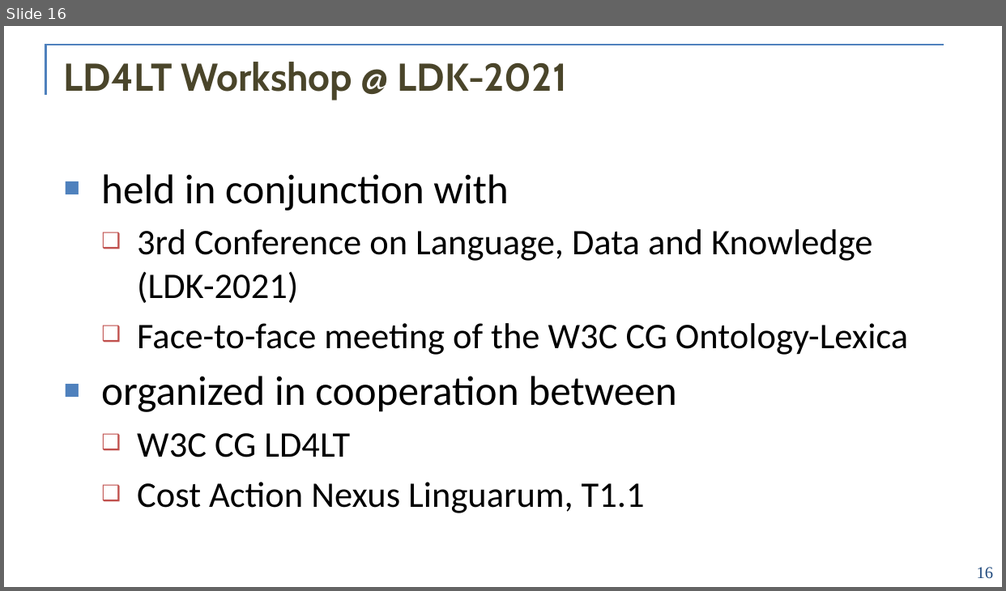
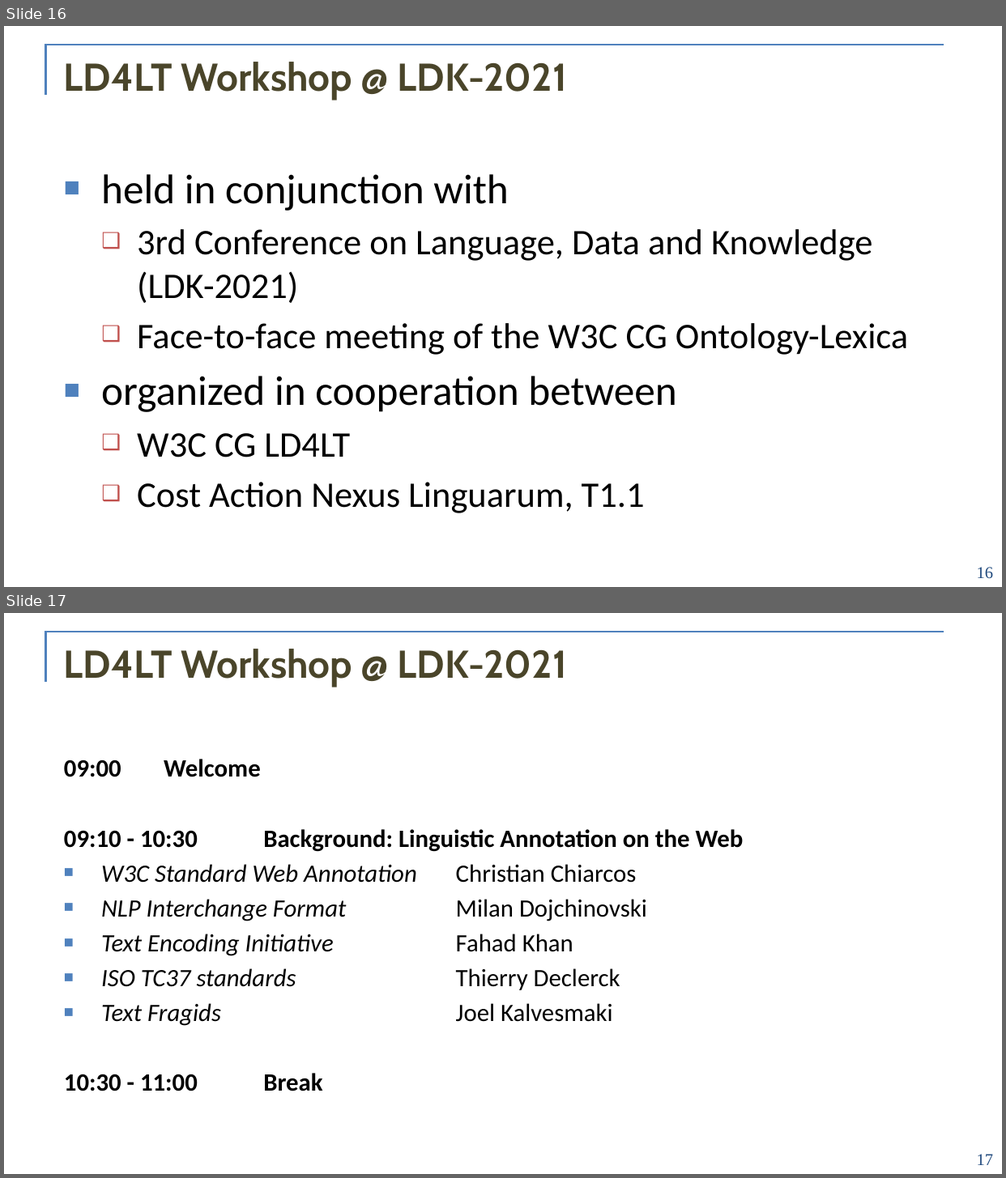
Before and after one commit to ld4lt/linguistic-annotation, a slide deck: doc/meetings/ldk-2021/0-welcome.pptx. Shown one above the other, each under a label of ours: slide 16 before the commit, slides 16 and 17 after it. The pictures are 1006x591 and 1006x1178 pixels, drawn with LibreOffice and Linux fonts; fonts in the diff are those of the drawing; background and template pictures are left out. Boxes give left, top, right and bottom in pixels: in the first picture for what was removed or moved away, otherwise in the second. Text is boxed around its words. In the diff, an @@ line names an element or a change of style, - is before the commit and + after.

```diff
--- a/doc/meetings/ldk-2021/0-welcome.pptx
+++ b/doc/meetings/ldk-2021/0-welcome.pptx
@@ slide 17 added at (4, 613, 1002, 1174), background #FFFFFF; not listed: 2 template elements that a slide beside it also shows @@
@@ title added at (64, 649, 567, 687), 28 pt, text #4A452A, bold @@
+LD4LT Workshop @ LDK-2021
@@ text added at (64, 759, 744, 1092), 18 pt, text #000000 @@
+09:00 Welcome
+09:10 - 10:30 Background: Linguistic Annotation on the Web
+■ W3C Standard Web Annotation Christian Chiarcos
+■ NLP Interchange Format Milan Dojchinovski
+■ Text Encoding Initiative Fahad Khan
+■ ISO TC37 standards Thierry Declerck
+■ Text Fragids Joel Kalvesmaki
+10:30 - 11:00 Break
@@ page number added at (977, 1154, 993, 1165), 12 pt, text #1F497D @@
+17
```
Also in this commit, not shown: 1 slide removed.
